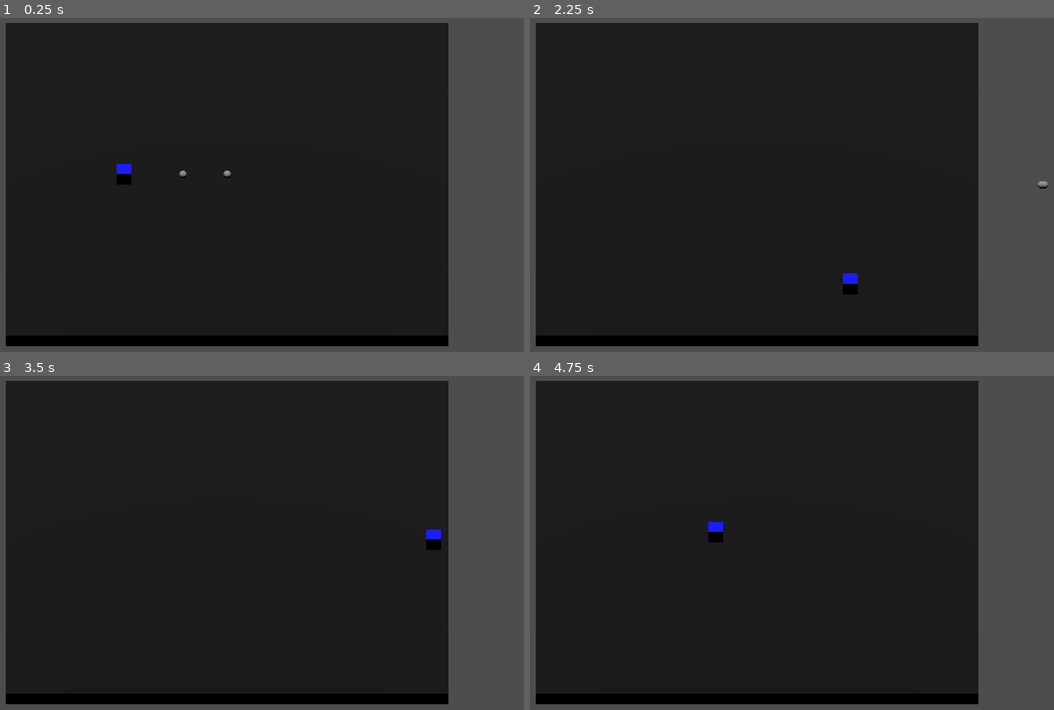
Above: before the commit, frames 1-4 (two rows, left to right).
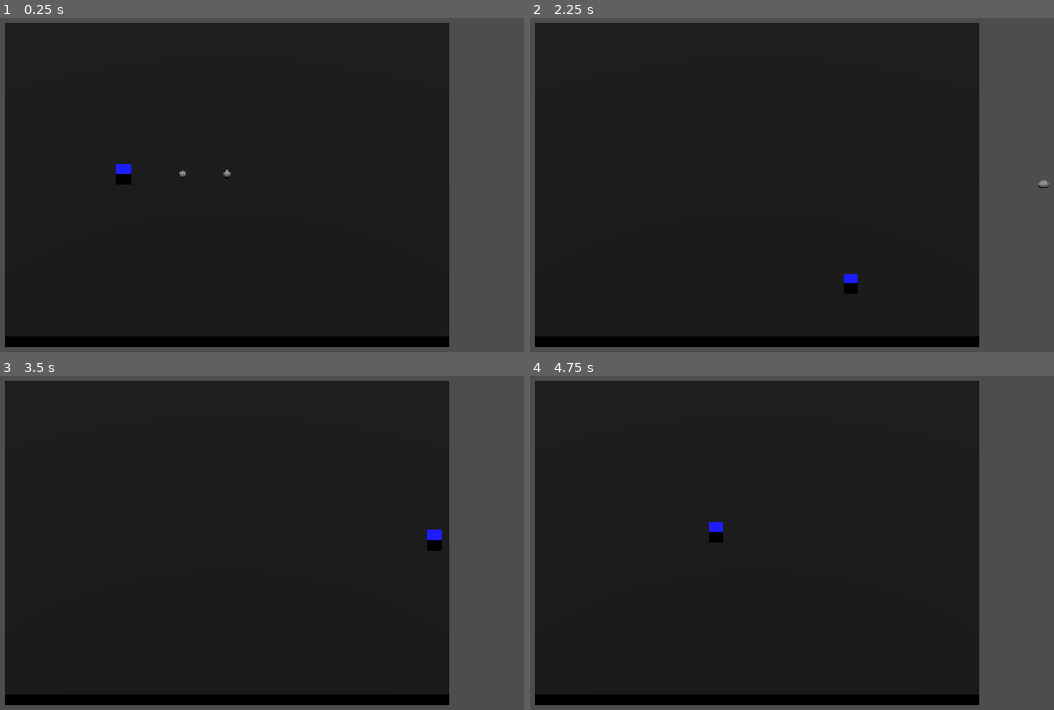
Above: after the commit, the same moments.

Repository: doubledsuarez/FoodBall
Game: Godot game, scene res://game.tscn
Two runs of this game, one before a commit and one after it. Both use one fixed random seed, a clock stepped at 60 frames per second and the inputs below.
Inputs (mouse positions are in pixels of both pictures, inside the frame that each line leads up to):
- Up to frame 1 (0.25 s): no input
- Up to frame 2 (2.25 s): tap Enter at 0.5 s; move the mouse to (902, 154) at 0.52 s; press the mouse at (902, 154) at 0.53 s; hold D (move_right) 0.53-1.28 s; move the mouse to (624, 191) at 1.27 s; release the mouse at (624, 191) at 1.28 s; hold S (move_back) 1.28-2.03 s; click (624, 191) at 1.35 s; move the mouse to (823, 91) at 2.02 s; press the mouse at (823, 91) at 2.03 s; hold D (move_right) from 2.03 s (still down)
- Up to frame 3 (3.5 s): move the mouse to (193, 606) at 2.77 s; release D (move_right) at 2.78 s; release the mouse at (193, 606) at 2.78 s; hold W (move_forward) from 2.78 s (still down); click (193, 606) at 2.85 s
- Up to frame 4 (4.75 s): move the mouse to (954, 586) at 3.52 s; release W (move_forward) at 3.53 s; press the mouse at (954, 586) at 3.53 s; hold A (move_left) from 3.53 s (still down); tap Space at 4.25 s; move the mouse to (561, 476) at 4.27 s; release the mouse at (561, 476) at 4.28 s; click (561, 476) at 4.35 s

The runs differ from the first frame. In frame 1, 0.7% of the frame differs, in the area x 0-86%, y 1-99%; in frame 2, 0.8%, in the area x 0-100%, y 1-99%; in frame 3, 0.8%; in frame 4, 0.7%.

Commit message:
Main Menu
Added Placeholder Title and Buttons

Diff:
--- a/project.godot
+++ b/project.godot
@@ -13,7 +13,7 @@
 config/name="Food Fight"
 run/main_scene="uid://c4ejbhsvcm1fe"
 config/features=PackedStringArray("4.4", "Forward Plus")
-config/icon="res://ui/icon.svg"
+config/icon="res://graphics/icon.svg"
 
 [autoload]
 
@@ -21,7 +21,7 @@
 
 [display]
 
-window/stretch/mode="viewport"
+window/stretch/mode="canvas_items"
 
 [input]
 
--- /dev/null
+++ b/ui/game_hud/hud.tscn
@@ -0,0 +1,3 @@
+[gd_scene format=3 uid="uid://bmj30fj8v4h8g"]
+
+[node name="Hud" type="Node2D"]
--- /dev/null
+++ b/ui/main_menu/button_effect.gd
@@ -0,0 +1,19 @@
+extends Button
+
+func _ready():
+	mouse_entered.connect(_on_mouse_entered)
+
+func _on_mouse_entered():
+	grab_focus()
+
+func _pressed():
+	var tween = create_tween()
+	var shrink_scale = Vector2(0.92, 0.92)
+	var original_pos = position
+	var offset = (size - (size * shrink_scale)) * 0.5
+
+	tween.parallel().tween_property(self, "scale", shrink_scale, 0.08)
+	tween.parallel().tween_property(self, "position", original_pos + offset, 0.08)
+
+	tween.parallel().tween_property(self, "scale", Vector2.ONE, 0.08).set_delay(0.08)
+	tween.parallel().tween_property(self, "position", original_pos, 0.08).set_delay(0.08)
--- /dev/null
+++ b/ui/main_menu/button_focused.tres
@@ -0,0 +1,16 @@
+[gd_resource type="StyleBoxFlat" format=3 uid="uid://b53tgn1br4lr"]
+
+[resource]
+content_margin_left = 5.0
+content_margin_top = 5.0
+content_margin_right = 5.0
+content_margin_bottom = 5.0
+bg_color = Color(0.156863, 0.156863, 0.156863, 1)
+border_width_left = 3
+border_width_top = 3
+border_width_right = 3
+border_width_bottom = 3
+corner_radius_top_left = 5
+corner_radius_top_right = 5
+corner_radius_bottom_right = 5
+corner_radius_bottom_left = 5
--- /dev/null
+++ b/ui/main_menu/button_normal.tres
@@ -0,0 +1,13 @@
+[gd_resource type="StyleBoxFlat" format=3 uid="uid://cenqn3c1rgxeo"]
+
+[resource]
+content_margin_left = 5.0
+content_margin_top = 5.0
+content_margin_right = 5.0
+content_margin_bottom = 5.0
+bg_color = Color(0.158472, 0.158472, 0.158472, 1)
+border_color = Color(0.8, 0.8, 0.8, 0)
+corner_radius_top_left = 5
+corner_radius_top_right = 5
+corner_radius_bottom_right = 5
+corner_radius_bottom_left = 5
--- /dev/null
+++ b/ui/main_menu/menu.tres
@@ -0,0 +1,23 @@
+[gd_resource type="Theme" load_steps=4 format=3 uid="uid://cq7yef5qym1vr"]
+
+[ext_resource type="FontFile" uid="uid://bg0bxxvt0m7q" path="res://ui/fonts/Obrazec-2.ttf" id="1_pq0jb"]
+[ext_resource type="StyleBox" uid="uid://b53tgn1br4lr" path="res://ui/main_menu/button_focused.tres" id="2_56vxv"]
+[ext_resource type="StyleBox" uid="uid://cenqn3c1rgxeo" path="res://ui/main_menu/button_normal.tres" id="3_gmy1k"]
+
+[resource]
+Button/colors/font_color = Color(0.875, 0.875, 0.875, 1)
+Button/colors/font_disabled_color = Color(0.875, 0.875, 0.875, 0.5)
+Button/colors/font_focus_color = Color(0.95, 0.95, 0.95, 1)
+Button/colors/font_pressed_color = Color(1, 1, 1, 1)
+Button/constants/align_to_largest_stylebox = 0
+Button/constants/h_separation = 0
+Button/constants/icon_max_width = 0
+Button/constants/line_spacing = 0
+Button/constants/outline_size = 0
+Button/font_sizes/font_size = 32
+Button/fonts/font = ExtResource("1_pq0jb")
+Button/styles/disabled = ExtResource("3_gmy1k")
+Button/styles/focus = ExtResource("2_56vxv")
+Button/styles/hover = ExtResource("3_gmy1k")
+Button/styles/normal = ExtResource("3_gmy1k")
+Button/styles/pressed = null
--- /dev/null
+++ b/ui/main_menu/menus.gd
@@ -0,0 +1,26 @@
+extends Node2D
+
+var options_menu_scene = preload("res://ui/options_menu/options_menu.tscn")
+var player_select_scene = preload("res://ui/player_menu/player_select.tscn")
+var unlocks_menu_scene = preload("res://ui/unlocks_menu/unlocks.tscn")
+
+func _ready():
+	$"Main Menu/mmhbox/mmvbox/mmstart".grab_focus()
+
+func _on_mmstart_pressed():
+	hide()
+	var player_select_instance = player_select_scene.instantiate()
+	get_parent().add_child(player_select_instance)
+	print("Sected Start Game")
+
+func _on_mmoptions_pressed():
+	hide()
+	var options_instance = options_menu_scene.instantiate()
+	get_parent().add_child(options_instance)
+	print("Sected Options Menu")
+
+func _on_mmunlocks_pressed():
+	hide()
+	var unlocks_instance = unlocks_menu_scene.instantiate()
+	get_parent().add_child(unlocks_instance)
+	print("Sected Unlocks Menu")
--- /dev/null
+++ b/ui/main_menu/menus.tscn
@@ -0,0 +1,75 @@
+[gd_scene load_steps=5 format=3 uid="uid://s7vjk7wpxkuw"]
+
+[ext_resource type="Script" uid="uid://weypjb7bumsf" path="res://ui/main_menu/menus.gd" id="1_en8h8"]
+[ext_resource type="FontFile" uid="uid://bg0bxxvt0m7q" path="res://ui/fonts/Obrazec-2.ttf" id="1_ljot1"]
+[ext_resource type="Theme" uid="uid://cq7yef5qym1vr" path="res://ui/main_menu/menu.tres" id="3_54dqq"]
+[ext_resource type="Script" uid="uid://by4udh5ir3ngx" path="res://ui/main_menu/button_effect.gd" id="3_wjnhl"]
+
+[node name="Menus" type="Node2D"]
+script = ExtResource("1_en8h8")
+
+[node name="Main Menu" type="CanvasLayer" parent="."]
+
+[node name="Label" type="Label" parent="Main Menu"]
+anchors_preset = 5
+anchor_left = 0.5
+anchor_right = 0.5
+offset_left = -204.0
+offset_top = 100.0
+offset_right = 204.0
+offset_bottom = 211.0
+grow_horizontal = 2
+theme_override_fonts/font = ExtResource("1_ljot1")
+theme_override_font_sizes/font_size = 128
+text = "Foodball!"
+horizontal_alignment = 1
+vertical_alignment = 1
+
+[node name="mmhbox" type="HBoxContainer" parent="Main Menu"]
+anchors_preset = 15
+anchor_right = 1.0
+anchor_bottom = 1.0
+grow_horizontal = 2
+grow_vertical = 2
+alignment = 1
+
+[node name="mmvbox" type="VBoxContainer" parent="Main Menu/mmhbox"]
+layout_mode = 2
+theme = ExtResource("3_54dqq")
+alignment = 1
+
+[node name="mmstart" type="Button" parent="Main Menu/mmhbox/mmvbox"]
+layout_mode = 2
+text = "Start Game"
+script = ExtResource("3_wjnhl")
+
+[node name="mmunlocks" type="Button" parent="Main Menu/mmhbox/mmvbox"]
+layout_mode = 2
+theme_override_fonts/font = ExtResource("1_ljot1")
+theme_override_font_sizes/font_size = 32
+text = "Unlocks"
+script = ExtResource("3_wjnhl")
+
+[node name="mmoptions" type="Button" parent="Main Menu/mmhbox/mmvbox"]
+layout_mode = 2
+theme_override_fonts/font = ExtResource("1_ljot1")
+theme_override_font_sizes/font_size = 32
+text = "Options"
+script = ExtResource("3_wjnhl")
+
+[node name="Menu Background" type="ColorRect" parent="."]
+anchors_preset = 15
+anchor_right = 1.0
+anchor_bottom = 1.0
+offset_right = 1152.0
+offset_bottom = 648.0
+grow_horizontal = 2
+grow_vertical = 2
+color = Color(0, 0, 0, 0.392157)
+
+[node name="VideoStreamPlayer" type="VideoStreamPlayer" parent="Menu Background"]
+layout_mode = 0
+offset_right = 40.0
+offset_bottom = 40.0
+
+[node name="AudioStreamPlayer" type="AudioStreamPlayer" parent="."]
--- /dev/null
+++ b/ui/options_menu/options_menu.tscn
@@ -0,0 +1,3 @@
+[gd_scene format=3 uid="uid://bmdp8wk3tagpc"]
+
+[node name="OptionsMenu" type="Node2D"]
--- /dev/null
+++ b/ui/player_menu/player_select.tscn
@@ -0,0 +1,3 @@
+[gd_scene format=3 uid="uid://q5w4vldubngn"]
+
+[node name="PlayerSelect" type="Node2D"]
--- /dev/null
+++ b/ui/unlocks_menu/unlocks.tscn
@@ -0,0 +1,3 @@
+[gd_scene format=3 uid="uid://c7liadljxsy1k"]
+
+[node name="Unlocks" type="Node2D"]
Renamed: ui/icon.svg -> graphics/icon.svg
Not shown, changed: graphics/icon.svg.import
Binary file added: ui/fonts/Obrazec-2.ttf
Not shown, added: ui/fonts/Obrazec-2.ttf.import
Not shown, added: ui/main_menu/button_effect.gd.uid
Not shown, added: ui/main_menu/menus.gd.uid
Not shown, added: ui/fonts/- Free Personal _ Commercial Use License.pdf
